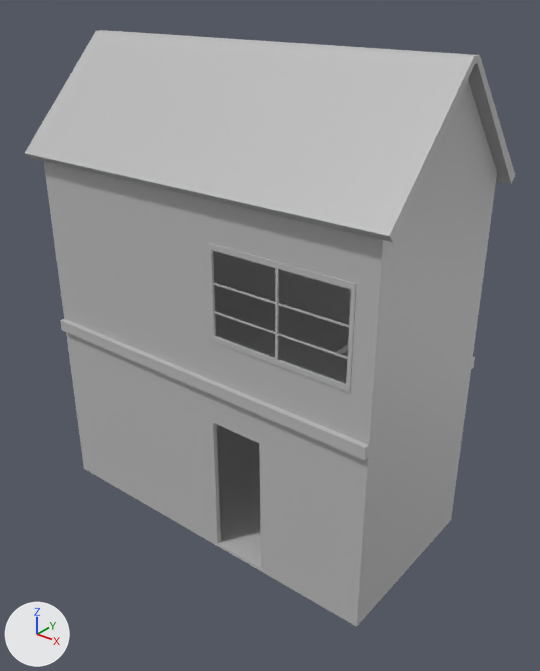
An edit to the FBX model Assets/Art/Models/Scenes/House/house2f_1.fbx, drawn before and after from the same camera.
Rendered twice from a 50 mm camera at (5.77, -7.01, 7.08) aimed at (0.16, 0.0, 2.73). The lights are fixed; the arrows at lower left show +X, +Y and +Z. Where no turn or scale is listed for an object, it has been applied to the vertices.

Objects in the first picture: 'body2f', 'windows'.
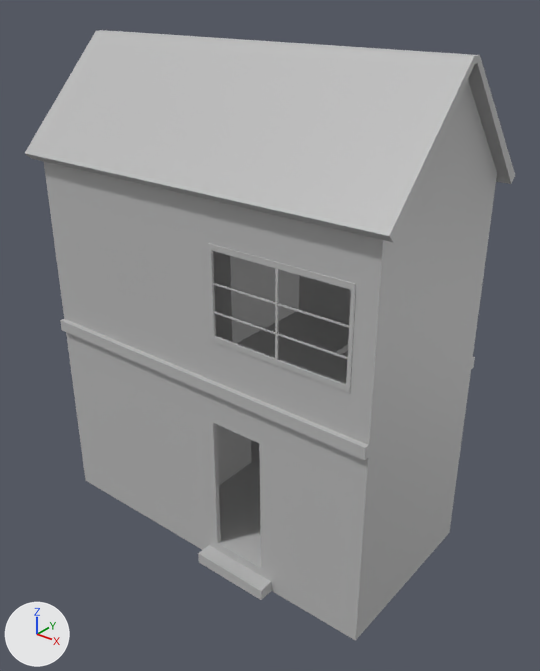
The newer file is also turned or shifted as a whole; pictures and numbers use the older file's frame.

Patch to the scene script:
```diff
--- a/Assets/Art/Models/Scenes/House/house2f_1.fbx.py
+++ b/Assets/Art/Models/Scenes/House/house2f_1.fbx.py
@@ mat_house2f_1_mat1 @@
+mat_house2f_1_mat1 = principled_material('house2f_1_Mat1')
+mat_house2f_1_mat1.base_color = (0.5, 0.5, 0.5)  # grey #bcbcbc
@@ me_mesh_002 @@
 # used by ob_body2f; location = (0.0, 0.0, 0.0)
-me_mesh_002.from_pydata(...)  # 134 vertices, 130 faces; spans x -2.8..2.62, y -1.38..1.45, z -0.01..6.37
-me_mesh_002.materials.append(mat_lambert1)  # grey #bcbcbc
+me_mesh_002.from_pydata(...)  # 115 vertices, 109 faces; spans x -2.8..2.62, y -1.38..1.45, z -0.24..6.37
+# me_mesh_002 part 1
+# 24 vertices are removed from x -2.65..2.47, y -1.28..1.29, z -0.01..3.18
+# 50 faces are deleted
+# 2 vertices move from x -2.65..2.47, y -1.21, z -0.01 to x -2.65..2.47, y -1.21, z -0.24
+# 5 vertices are added at (-2.65, 1.29, -0.24), (2.47, 1.29, -0.24), (0.21, -1.21, -0.24), (0.99, -1.21, -0.24), (2.47, 1.29, -0.24)
+# 29 new faces join them
+me_mesh_002.materials.append(mat_house2f_1_mat1)  # grey #bcbcbc
@@ me_mesh_1 @@
+me_mesh_1.from_pydata([(-0.04, -0.84, -1.21), (0.04, -0.84, -1.21), (-0.04, -0.84, 1.21), (0.04, -0.84, 1.21), (-0.04, 0.84, 1.21), (0.04, 0.84, 1.21), (-0.04, 0.84, -1.21), (0.04, 0.84, -1.21)], [], [(4, 5, 7, 6), (1, 7, 5, 3), (6, 0, 2, 4)])
+me_mesh_1.materials.append(mat_house2f_1_mat1)  # grey #bcbcbc
@@ me_mesh_004 @@
+me_mesh_004.from_pydata(...)  # 30 vertices, 21 faces; spans x -1.17..1.17, y -0.77..0.77, z -1.25..1.25
+me_mesh_004.materials.append(mat_house2f_1_mat1)  # grey #bcbcbc
@@ me_mesh_005 @@
+me_mesh_005.from_pydata([(-0.555, -0.111, -0.08), (0.555, -0.111, -0.08), (-0.555, -0.111, 0.08), (0.555, -0.111, 0.08), (-0.555, 0.111, 0.08), (0.555, 0.111, 0.08), (-0.555, 0.111, -0.08), (0.555, 0.111, -0.08)], [], [(0, 1, 3, 2), (2, 3, 5, 4), (1, 7, 5, 3), (6, 0, 2, 4)])
+me_mesh_005.materials.append(mat_lambert1)  # grey #bcbcbc
@@ ob_well @@
+ob_well = bpy.data.objects.new('well', me_mesh_1)
+ob_well.location = (-0.67, -0.32, 1.24)
@@ ob_well1 @@
+ob_well1 = bpy.data.objects.new('well1', me_mesh_004)
+ob_well1.location = (-1.45, 0.51, 3.76)
@@ ob_ladder1 @@
+ob_ladder1 = bpy.data.objects.new('ladder1', me_mesh_005)
+ob_ladder1.location = (0.6, -1.32, -0.16)
```

Changed parts and their boxes (x1, y1, x2, y2) in the pictures (540 x 671 px):
'body2f', reshaped: before (25, 30, 515, 627); after (25, 30, 515, 641)
'well1', added: after (213, 251, 299, 343)
'ladder1', added: after (198, 545, 271, 600)
'well', added: after (217, 425, 252, 485)
part 1 of me_mesh_002, cut back: before (44, 80, 497, 627); after (44, 80, 497, 641)
